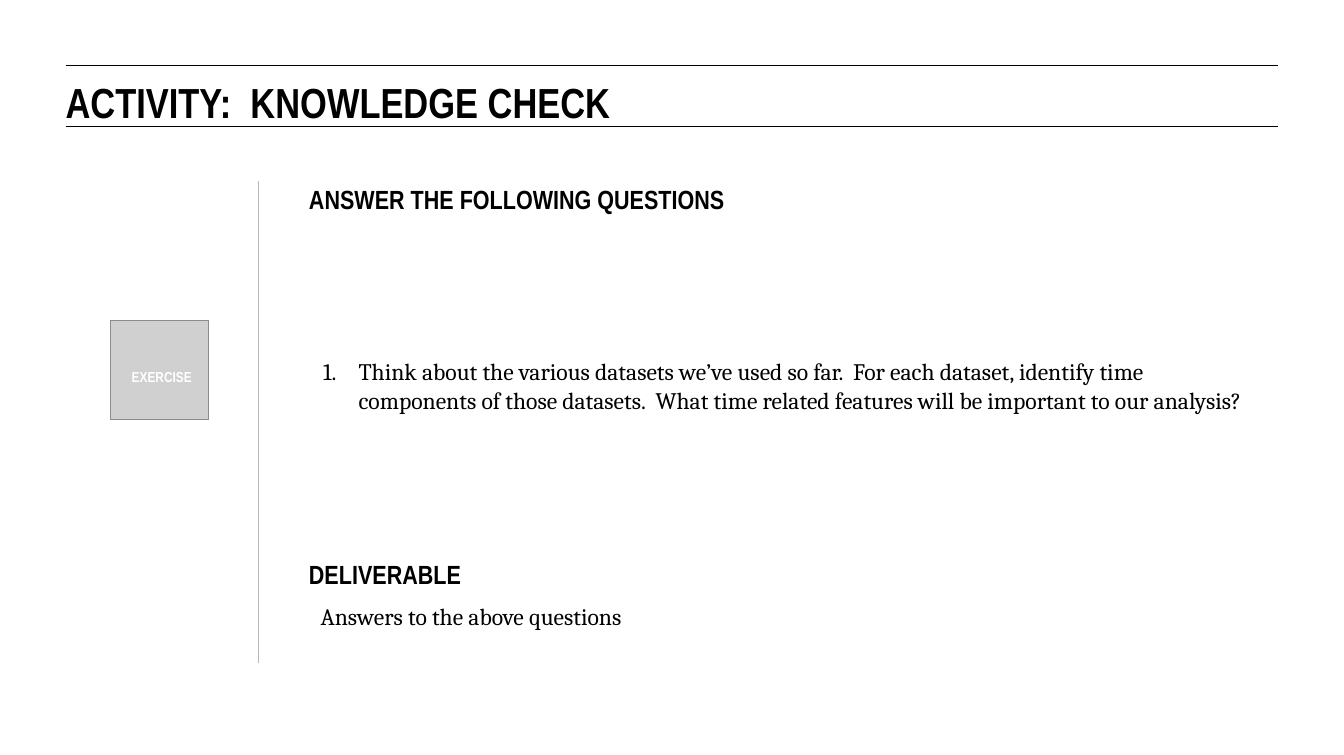
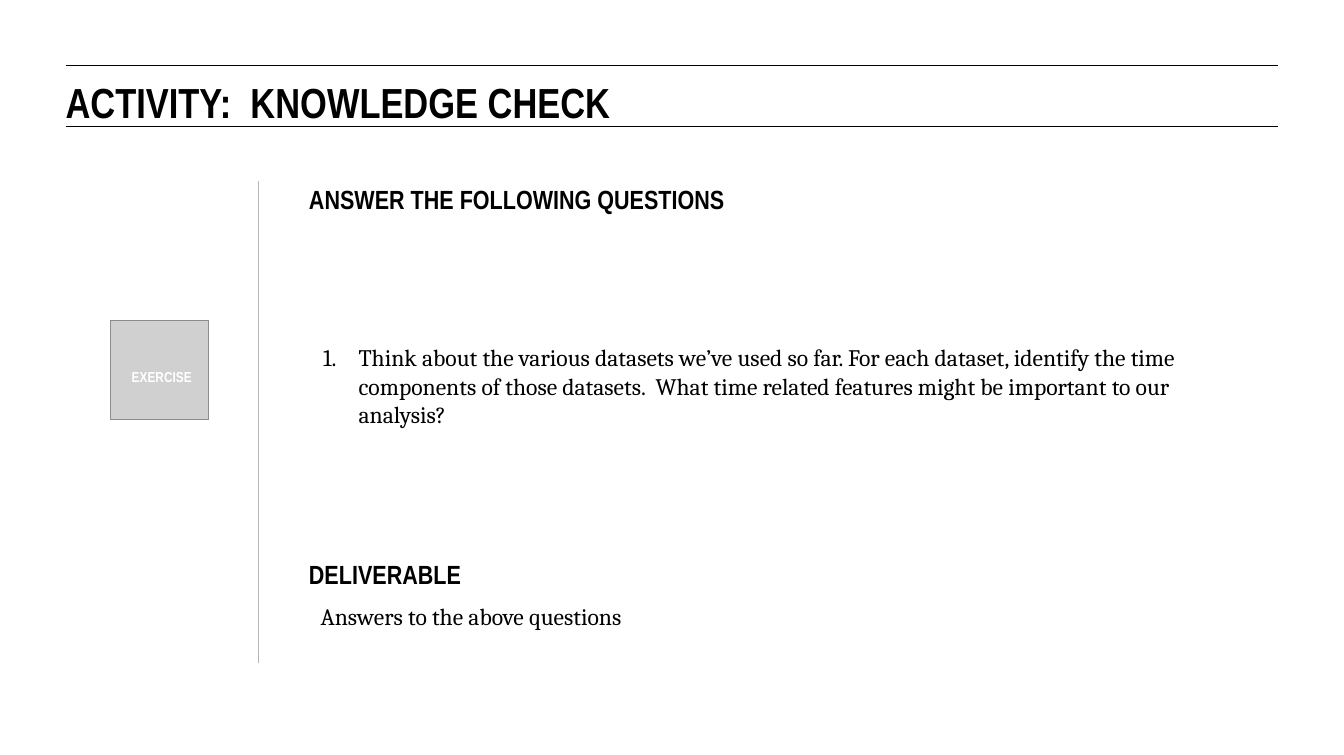
Before and after one commit to eflautt/ga-data-science, a slide deck: slide 15 of lessons/lesson-15/15-time-series-analysis.pptx. Drawn at 1344x755 pixels with LibreOffice and Linux fonts; fonts in the diff are those of the drawing; grey boxes stand for pictures. Boxes give left, top, right and bottom in pixels: in the first picture for what was removed or moved away, otherwise in the second. Text is boxed around its words. In the diff, an @@ line names an element or a change of style, - is before the commit and + after.

```diff
--- a/lessons/lesson-15/15-time-series-analysis.pptx
+++ b/lessons/lesson-15/15-time-series-analysis.pptx
@@ text at (x1=359, y1=349, x2=1175, y2=428): text changed @@
-1. Think about the various datasets we’ve used so far. For each dataset, identify time components of those datasets. What time related features will be important to our analysis?
+1. Think about the various datasets we’ve used so far. For each dataset, identify the time components of those datasets. What time related features might be important to our analysis?
```
Also in this commit, not shown: 24 other slides changed, 1 slide added.
